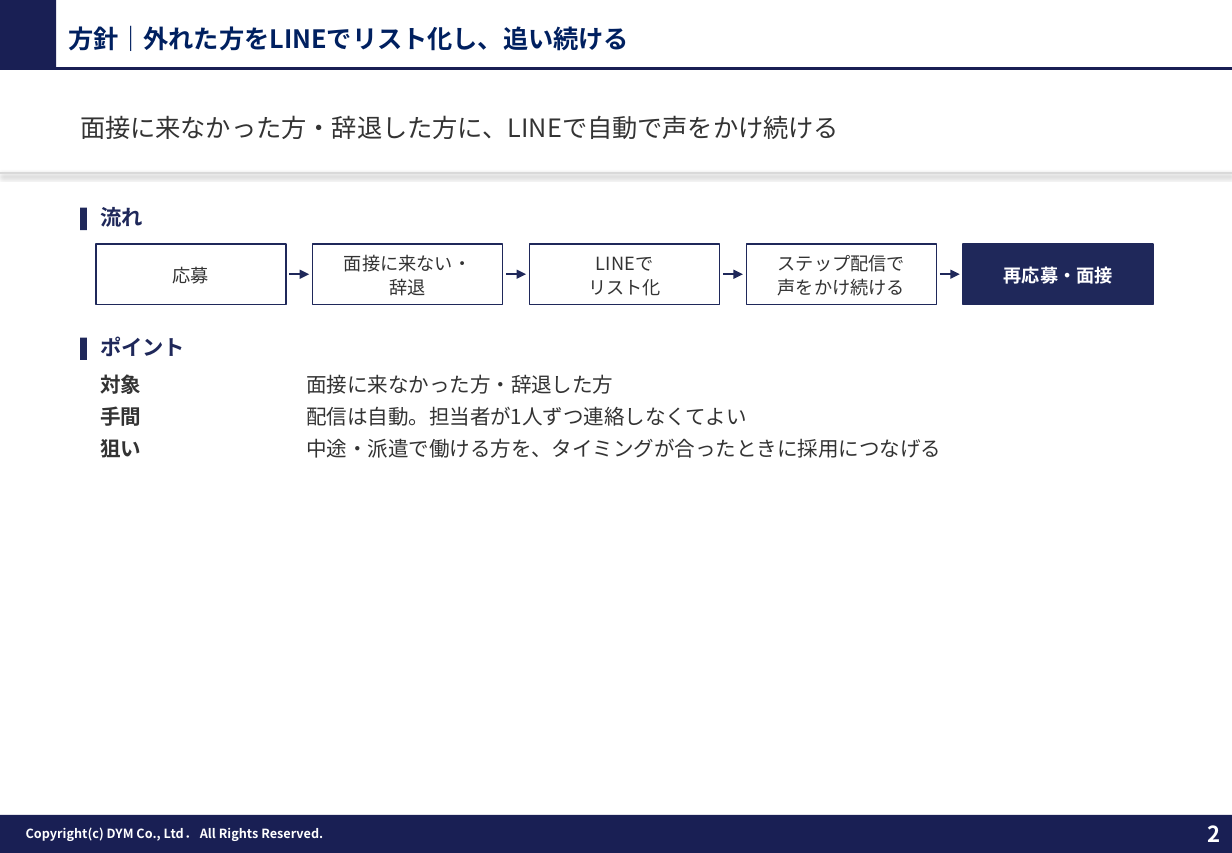
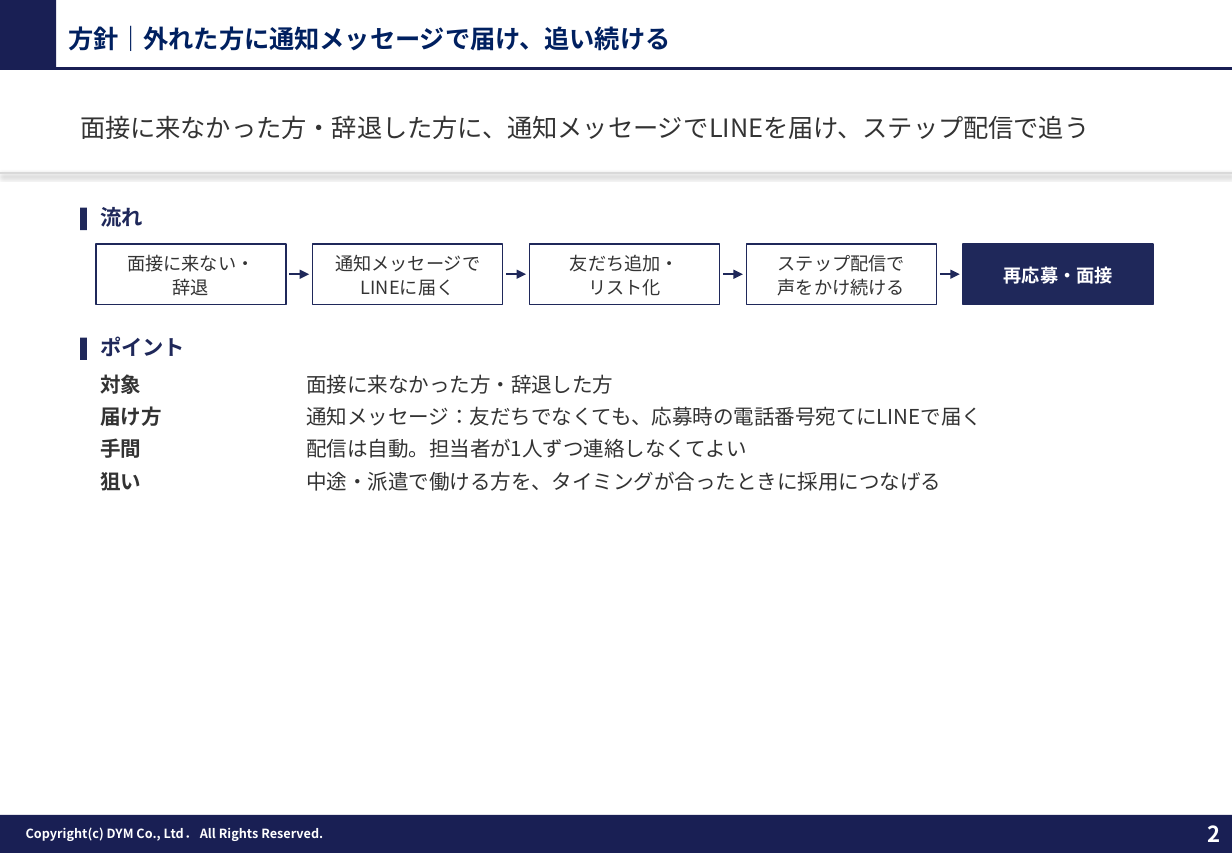
Before and after one commit to tonomura-r-dev/folder, a slide deck: slide 2 of 20261013_セキュリティー京葉御中_LINE採用追客のご提案.pptx. Drawn at 1232x853 pixels with LibreOffice and Linux fonts; fonts in the diff are those of the drawing; background and template pictures are left out. Boxes give left, top, right and bottom in pixels: in the first picture for what was removed or moved away, otherwise in the second. Text is boxed around its words. In the diff, an @@ line names an element or a change of style, - is before the commit and + after.

```diff
--- a/20261013_セキュリティー京葉御中_LINE採用追客のご提案.pptx
+++ b/20261013_セキュリティー京葉御中_LINE採用追客のご提案.pptx
@@ text at [68,25,671,51]: text changed @@
-方針｜外れた方をLINEでリスト化し、追い続ける
+方針｜外れた方に通知メッセージで届け、追い続ける
@@ text at [80,115,1089,139]: text changed @@
-面接に来なかった方・辞退した方に、LINEで自動で声をかけ続ける
+面接に来なかった方・辞退した方に、通知メッセージでLINEを届け、ステップ配信で追う
@@ text in rectangle at [127,254,254,296]: text changed @@
-応募
+面接に来ない・
+辞退
@@ text in rectangle at [335,255,480,296]: text changed @@
-面接に来ない・
-辞退
+通知メッセージで
+LINEに届く
@@ text in rectangle at [570,254,679,272]: text changed @@
-LINEで
+友だち追加・
@@ text added at [100,406,161,426], 13 pt, text #333333, bold @@
+届け方
@@ text added at [306,406,982,426], 13 pt, text #333333 @@
+通知メッセージ：友だちでなくても、応募時の電話番号宛てにLINEで届く
@@ text "手間": place and size @@
-text "手間" at [100,406,141,426]
+text "手間" at [100,438,141,458]
@@ text "配信は自動。担当者が1人ずつ連絡しなくてよい": place and size @@
-text "配信は自動。担当者が1人ずつ連絡しなくてよい" at [306,406,747,426]
+text "配信は自動。担当者が1人ずつ連絡しなくてよい" at [306,438,747,458]
@@ text "狙い": place and size @@
-text "狙い" at [100,439,141,458]
+text "狙い" at [100,472,141,491]
@@ text "中途・派遣で働ける方を、タイミングが合ったときに採用につなげる": place and size @@
-text "中途・派遣で働ける方を、タイミングが合ったときに採用につなげる" at [306,438,941,458]
+text "中途・派遣で働ける方を、タイミングが合ったときに採用につなげる" at [306,471,941,491]
```
Also in this commit, not shown: 2 other slides changed, 4 other files.
